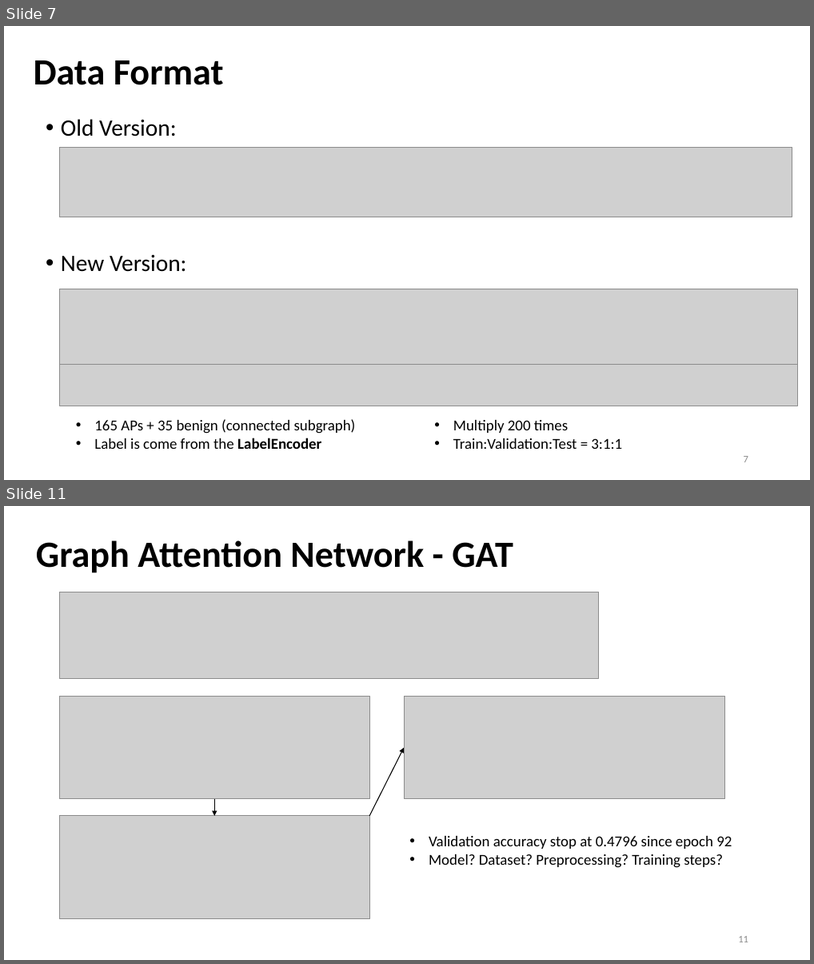
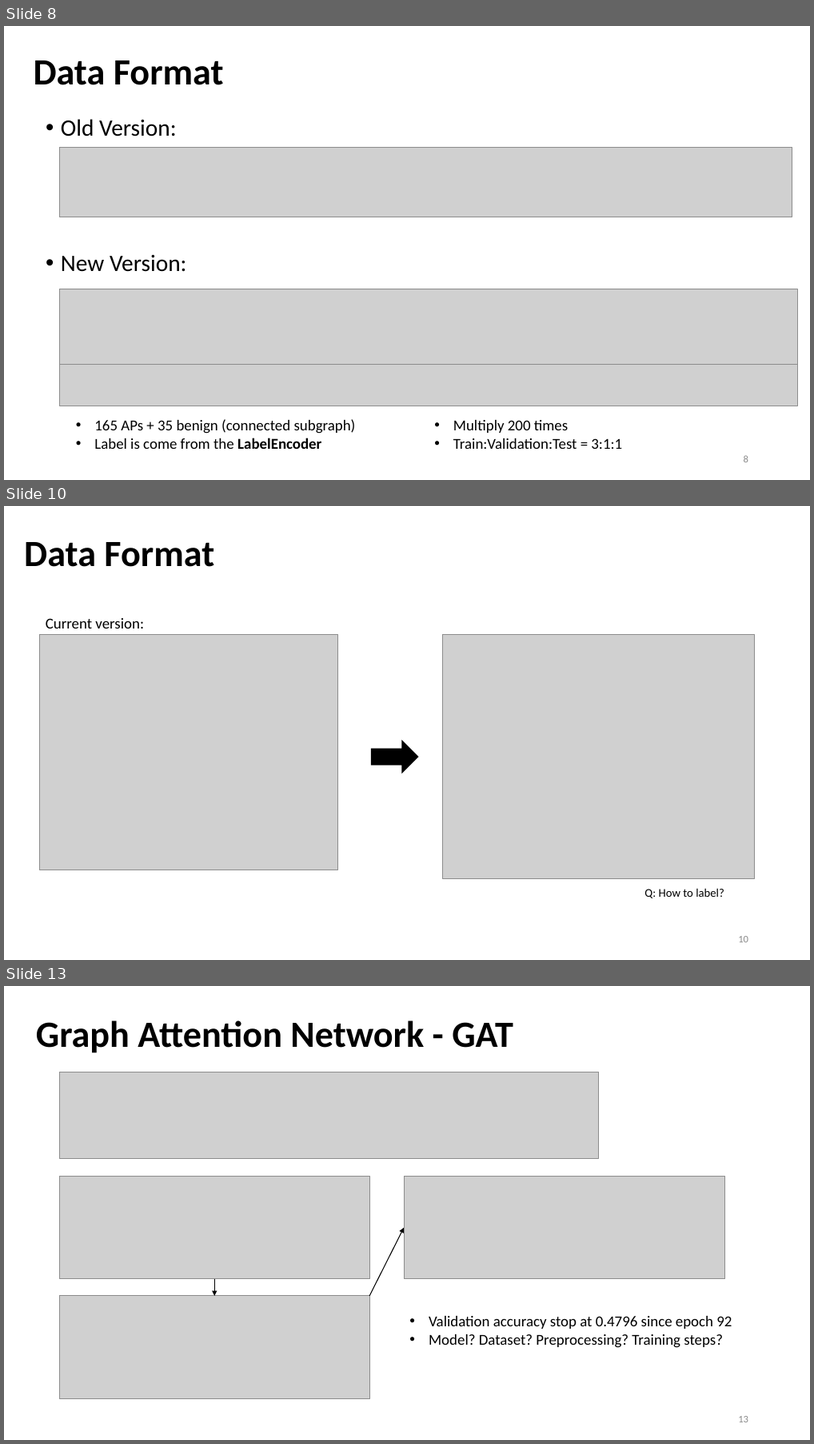
Before and after one commit to Bai1026/Intern-IIS, a slide deck: Meeting/Presentation_0809.pptx. Shown one above the other, each under a label of ours: slides 7 and 11 before the commit, slides 8, 10 and 13 after it; the slides between them are not shown. The pictures are 814x964 and 814x1444 pixels, drawn with LibreOffice and Linux fonts; fonts in the diff are those of the drawing; grey boxes stand for pictures. Boxes give left, top, right and bottom in pixels: in the first picture for what was removed or moved away, otherwise in the second. Text is boxed around its words. In the diff, an @@ line names an element or a change of style, - is before the commit and + after.

```diff
--- a/Meeting/Presentation_0809.pptx
+++ b/Meeting/Presentation_0809.pptx
@@ slide 10 added at [4, 506, 810, 960], background #FFFFFF @@
@@ title added at [24, 542, 214, 567], 44 pt, text #000000, bold @@
+Data Format
@@ text added at [46, 618, 144, 628], 18 pt, text #000000 @@
+Current version:
@@ picture added at [40, 635, 338, 870] @@
@@ picture added at [443, 635, 755, 879] @@
@@ right arrow added at [372, 740, 418, 772], fill #000000, outline #000000 1 pt @@
@@ text added at [645, 888, 725, 898], 14 pt, text #000000 @@
+Q: How to label?
@@ page number added at [738, 936, 749, 942], 12 pt, text #8C8C8C @@
+10
@@ what was slide 7 is now slide 8 @@
@@ page number at [744, 455, 749, 462]: text changed @@
-7
+8
@@ what was slide 11 is now slide 13 @@
@@ page number at [738, 1416, 749, 1422]: text changed @@
-11
+13
```
Also in this commit, not shown: 6 slides changed, 2 other slides added, 1 slide removed, 8 other files.
